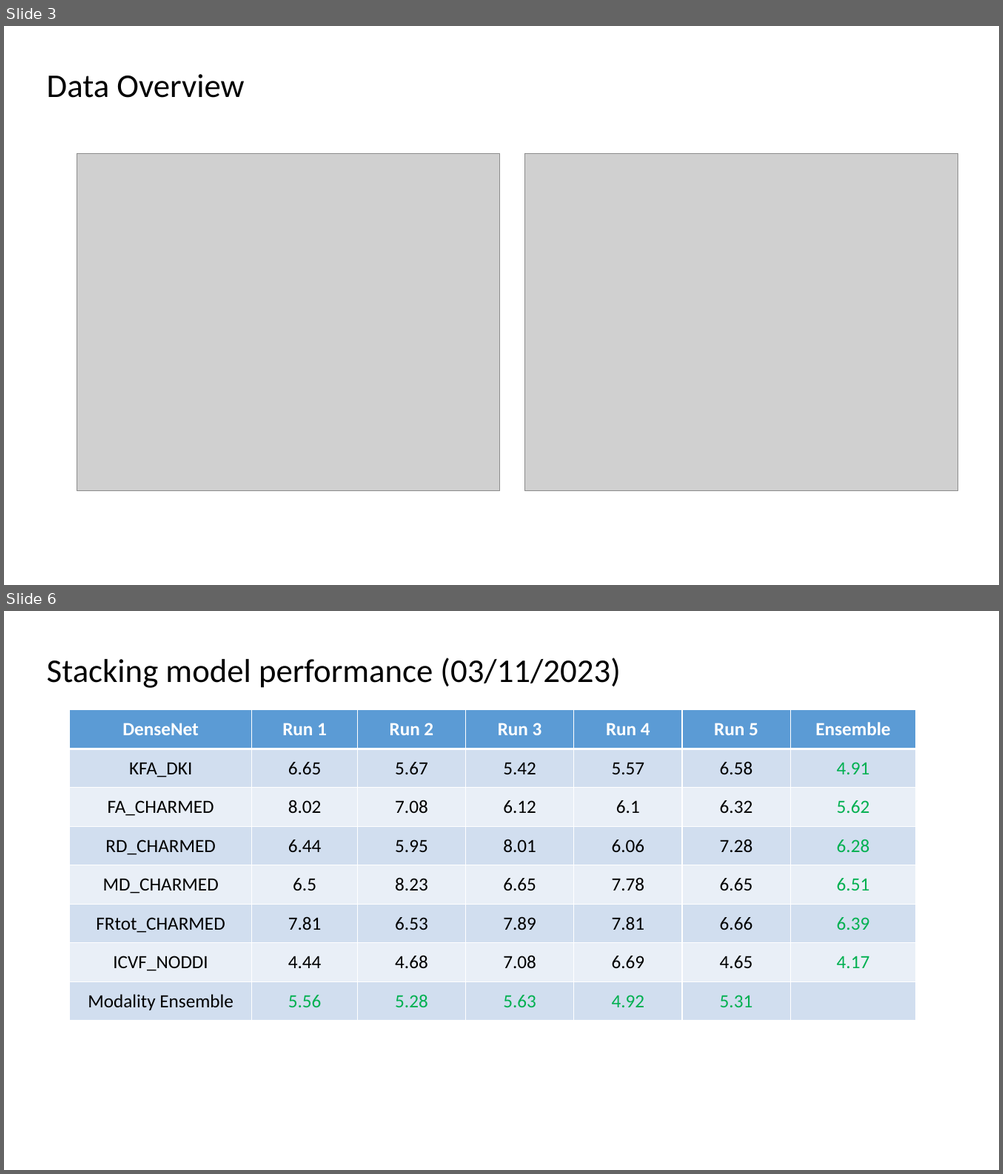
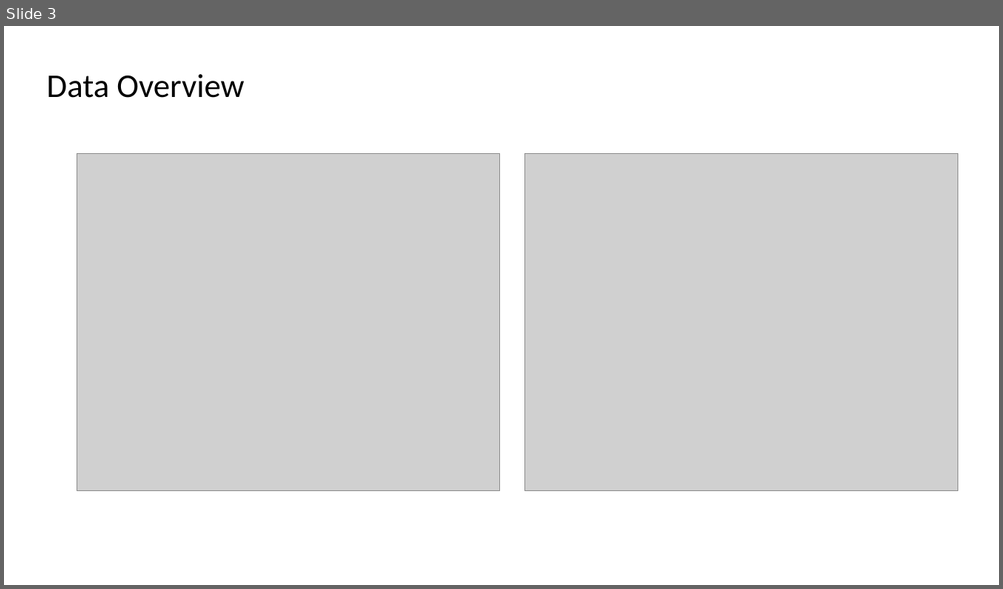
Before and after one commit to hanzhiwangchn/Microstructure_Age_Prediction, a slide deck: summary.pptx. Shown one above the other, each under a label of ours: slides 3 and 6 before the commit, slide 3 after it; the slides between them are not shown. The pictures are 1003x1174 and 1003x589 pixels, drawn with LibreOffice and Linux fonts; fonts in the diff are those of the drawing; grey boxes stand for pictures; background and template pictures are left out. Boxes give left, top, right and bottom in pixels: in the first picture for what was removed or moved away, otherwise in the second. Text is boxed around its words. In the diff, an @@ line names an element or a change of style, - is before the commit and + after.

```diff
--- a/summary.pptx
+++ b/summary.pptx
@@ slide 6 removed at <box>4,611,999,1170</box>, background picture (left out) @@
@@ text removed at <box>47,658,620,688</box> @@
-Stacking model performance (03/11/2023)
@@ table removed at <box>70,710,915,1022</box>, 8 rows, 7 columns @@
-DenseNet | Run 1 | Run 2 | Run 3 | Run 4 | Run 5 | Ensemble
-KFA_DKI | 6.65 | 5.67 | 5.42 | 5.57 | 6.58 | 4.91
-FA_CHARMED | 8.02 | 7.08 | 6.12 | 6.1 | 6.32 | 5.62
-RD_CHARMED | 6.44 | 5.95 | 8.01 | 6.06 | 7.28 | 6.28
-MD_CHARMED | 6.5 | 8.23 | 6.65 | 7.78 | 6.65 | 6.51
-FRtot_CHARMED | 7.81 | 6.53 | 7.89 | 7.81 | 6.66 | 6.39
-ICVF_NODDI | 4.44 | 4.68 | 7.08 | 6.69 | 4.65 | 4.17
-Modality Ensemble | 5.56 | 5.28 | 5.63 | 4.92 | 5.31 | 
```
Also in this commit, not shown: 5 slides changed, 2 slides added, 41 other files.
